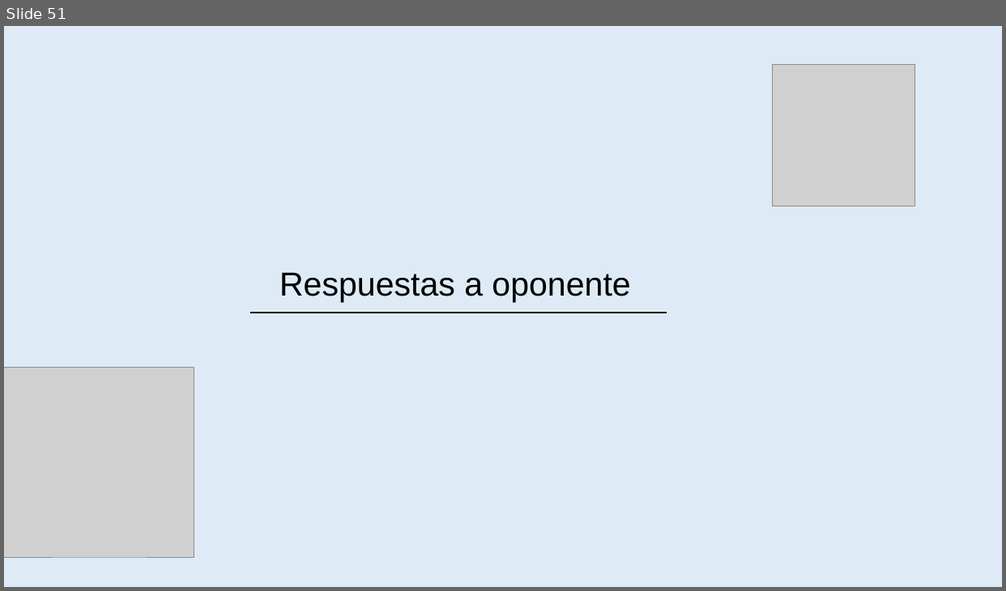
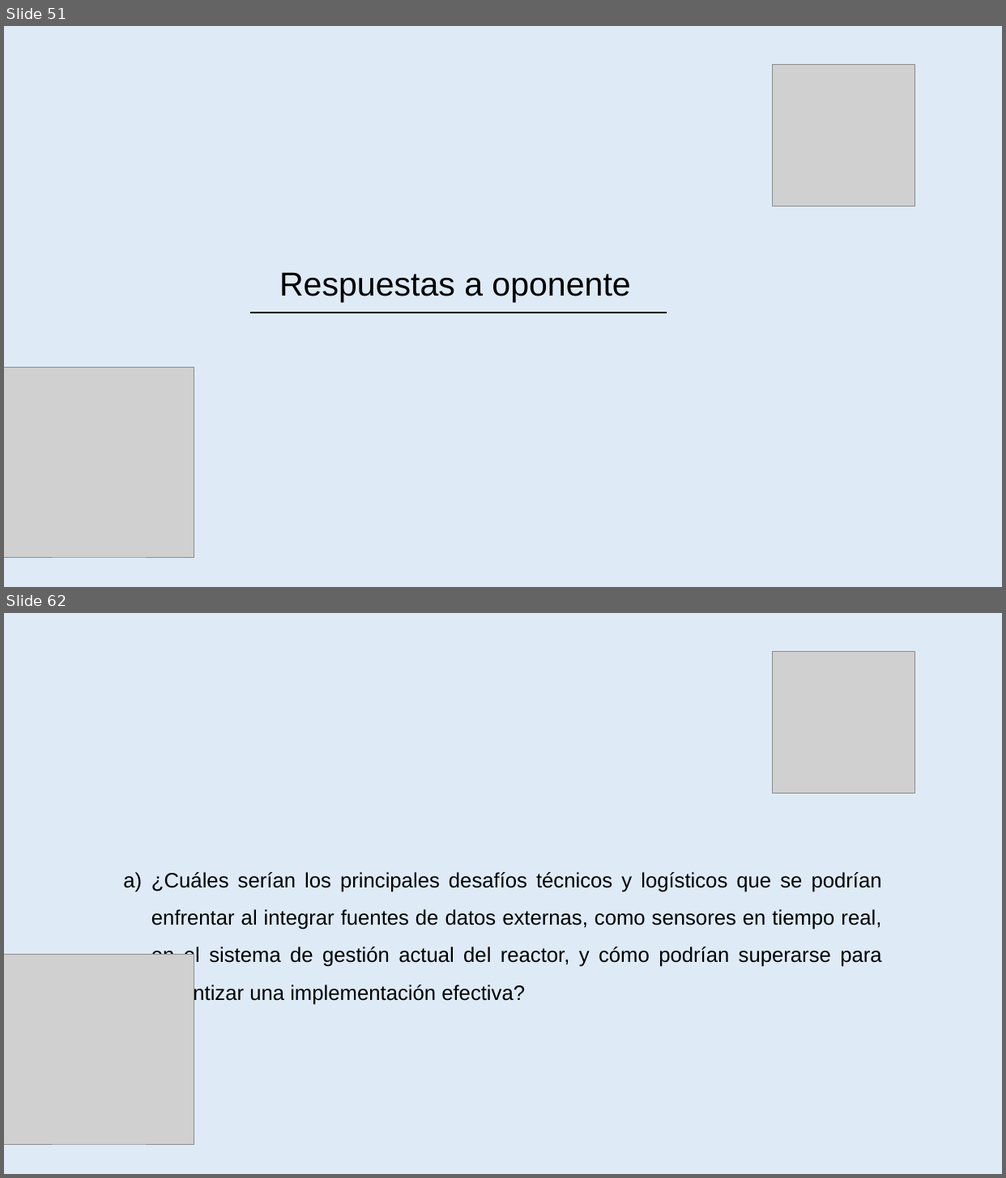
Before and after one commit to amypadron/prower_tesis, a slide deck: Digestión anaerobía.Original.pptx. Shown one above the other, each under a label of ours: slide 51 before the commit, slides 51 and 62 after it; the slides between them are not shown. The pictures are 1006x591 and 1006x1178 pixels, drawn with LibreOffice and Linux fonts; fonts in the diff are those of the drawing; grey boxes stand for pictures. Boxes give left, top, right and bottom in pixels: in the first picture for what was removed or moved away, otherwise in the second. Text is boxed around its words. In the diff, an @@ line names an element or a change of style, - is before the commit and + after.

```diff
--- a/Digestión anaerobía.Original.pptx
+++ b/Digestión anaerobía.Original.pptx
@@ slide 62 added at [4, 613, 1002, 1174], background #DEEBF7 @@
@@ picture added at [773, 651, 915, 794] @@
@@ text added at [151, 872, 882, 1005], 20 pt, text #000000 @@
+a) ¿Cuáles serían los principales desafíos técnicos y logísticos que se podrían enfrentar al integrar fuentes de datos externas, como sensores en tiempo real, en el sistema de gestión actual del reactor, y cómo podrían superarse para garantizar una implementación efectiva?
@@ picture added at [4, 954, 194, 1144] @@
```
Also in this commit, not shown: 1 slide changed, 19 other slides added.
